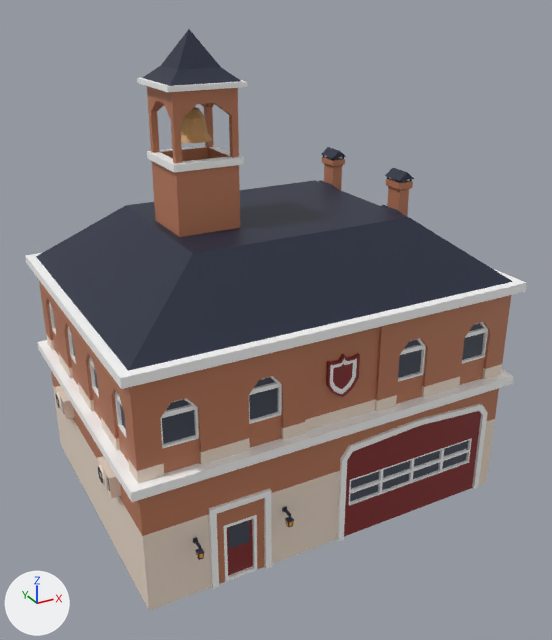
The FBX model Assets/polyperfect/Low Poly Ultimate Pack/M/- Meshes_M/Buildings_M/building-firestation.fbx, before and after one commit.
Rendered twice from a 50 mm camera at (-11.0, -21.4, 16.7) aimed at (0.5, -0.6, 6.3). Every picture has the same lights, and +X, +Y and +Z are marked at lower left. Where no turn or scale is listed for an object, it has been applied to the vertices.

Names of what the first picture shows: 'building-firestation'.
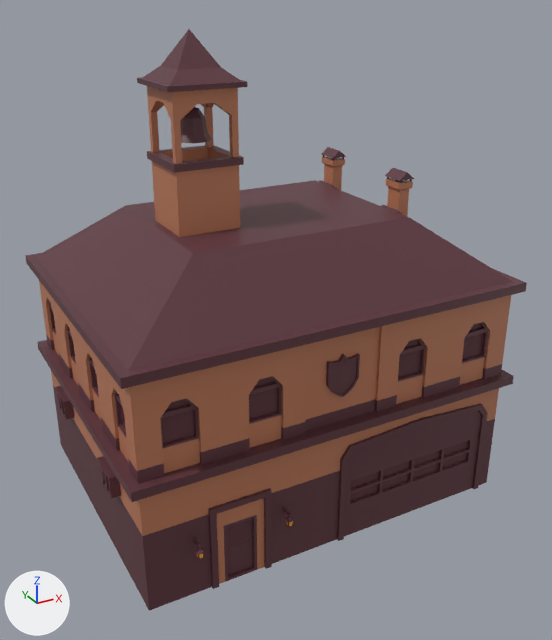
The change in detail:
Material '58 WHITE' (mat_58_white) changes colour from white #ffffff to brown #5e363e; in linear values from (1.0, 1.0, 1.0) to (0.112, 0.0369, 0.0482).
Material '13 BROWN-LIGHT' (mat_13_brown_light) changes colour from orange #cd9b60 to brown #5e363e; in linear values from (0.61, 0.328, 0.117) to (0.112, 0.0369, 0.0482).
Material '41 BLUE-DARKEST' (mat_41_blue_darkest) changes colour from dark blue #22293e to brown #5e363e; in linear values from (0.016, 0.0222, 0.0482) to (0.112, 0.0369, 0.0482).
Material '15 BROWN-WHITE' (mat_15_brown_white) changes colour from white #f2e0cf to brown #5e363e; in linear values from (0.888, 0.745, 0.624) to (0.112, 0.0369, 0.0482).

Boxes (x1, y1, x2, y2) around the edits, measured in the pictures (552 x 640 px):
'building-firestation', recoloured
    both: (25, 29, 527, 611)
